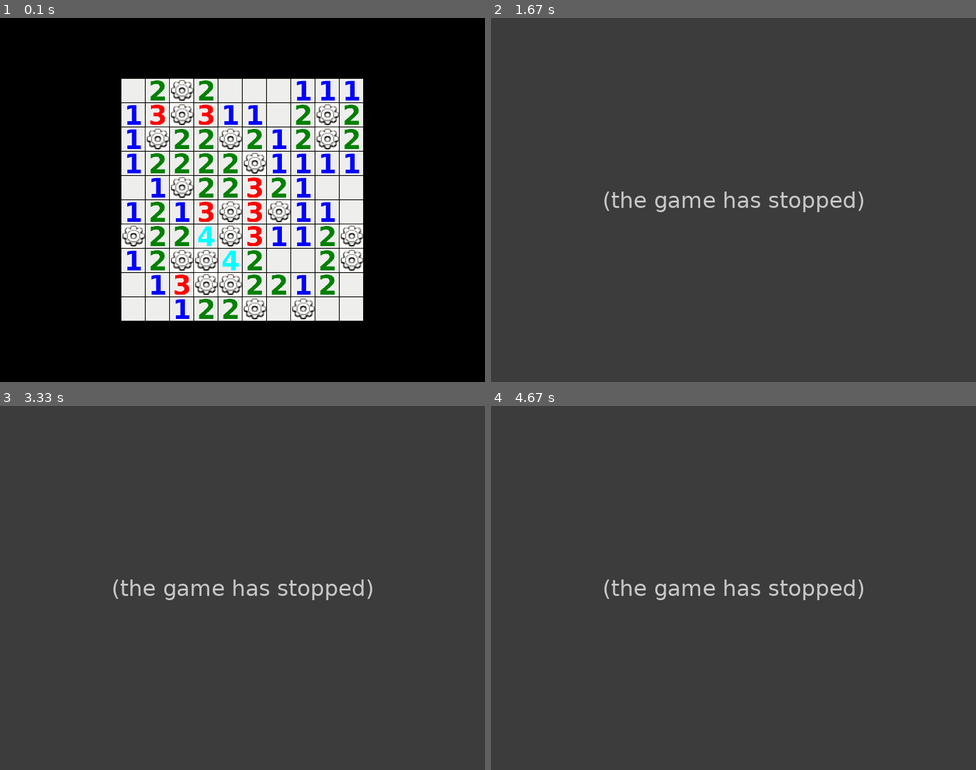
Above: before the commit, frames 1-4 (two rows, left to right).
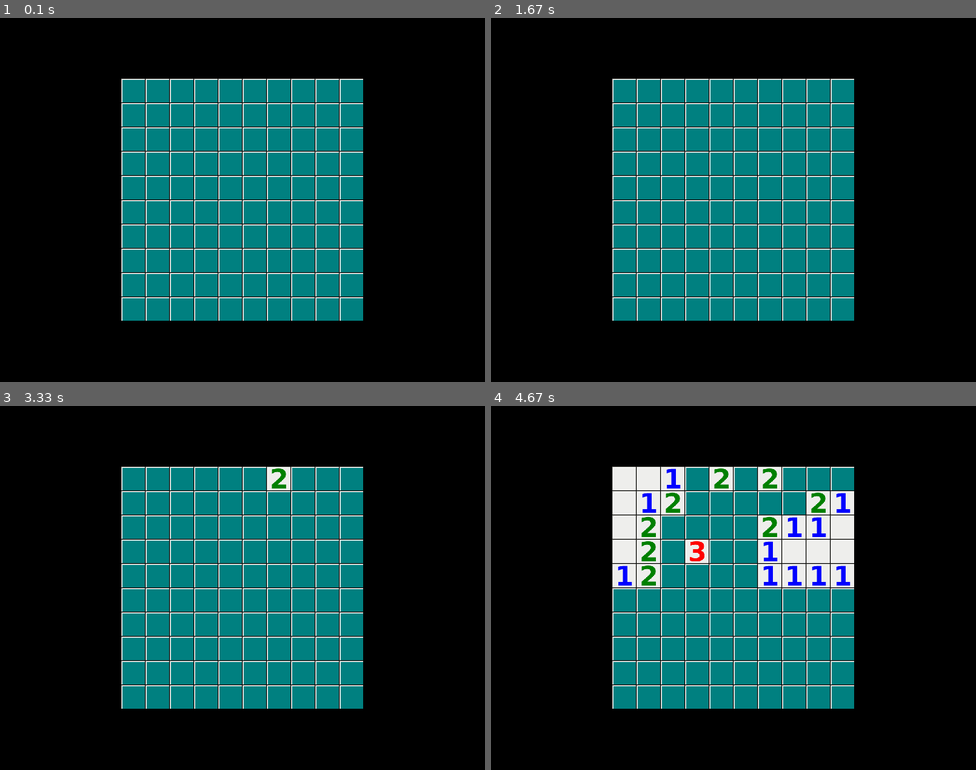
Above: after the commit, the same moments.

Repository: nicknickovich/minesweeper-pygame
Game: pygame game, started from minesweeper.py
Two runs of this game, one before a commit and one after it. Both use one fixed random seed, a clock stepped at 60 frames per second and the inputs below.
Inputs (mouse positions are in pixels of both pictures, inside the frame that each line leads up to):
- Up to frame 1 (0.1 s): no input
- Up to frame 2 (1.67 s): click (626, 90) at 0.38 s; tap Enter at 0.67, 1.33 s; press the mouse at (820, 116) at 1.03 s; move the mouse to (704, 101) at 1.13 s; release the mouse at (588, 90) at 1.27 s
- Up to frame 3 (3.33 s): click (305, 544) at 1.72 s; press the mouse at (300, 551) at 2.03 s; move the mouse to (363, 504) at 2.13 s; release the mouse at (426, 453) at 2.27 s; click (184, 478) at 2.38 s; tap Space at 2.67 s; press the mouse at (281, 478) at 3.03 s; move the mouse to (261, 500) at 3.13 s; release the mouse at (247, 518) at 3.27 s
- Up to frame 4 (4.67 s): press the mouse at (840, 551) at 3.37 s; move the mouse to (748, 628) at 3.47 s; release the mouse at (651, 704) at 3.6 s; press the mouse at (694, 551) at 3.7 s; move the mouse to (796, 580) at 3.8 s; release the mouse at (898, 613) at 3.93 s; press the mouse at (723, 478) at 4.03 s; move the mouse to (733, 566) at 4.13 s; release the mouse at (752, 653) at 4.27 s; press the mouse at (646, 478) at 4.37 s; move the mouse to (704, 551) at 4.47 s; release the mouse at (762, 620) at 4.6 s

The runs differ from the first frame. In frame 1, 29% of the frame differs, in the area x 25-75%, y 16-84%; in frame 2, 100%, in the area x 0-100%, y 0-100%; in frame 3, 100%; in frame 4, 100%.
Error before the commit: AttributeError: 'list' object has no attribute 'x' (minesweeper.py line 53); the game stopped at 0.38 s (later frames are placeholders)

Commit message:
Basic game features done

Diff:
--- a/GameGrid.py
+++ b/GameGrid.py
@@ -8,6 +8,17 @@
         self.screen = screen
         self.tiles_map = []
 
+
+    def setup_game_grid(self):
+        self.generate_grid()
+        self.place_bombs()
+        self.place_numbers()
+
+    def reset_grid(self):
+        self.tiles_map = []
+        self.setup_game_grid()
+
+    # generate grid with empty tile objects
     def generate_grid(self):
         for y in range(self.NUM_ROWS):
             self.tiles_map.append([])
@@ -17,15 +28,17 @@
                     y * self.TILE_SIZE + self.OFFSET_TOP,
                     x, y))
 
+    # generate random bomb locations and place them on the grid
     def place_bombs(self):
         flat_list = []
         for row in self.tiles_map:
             for item in row:
                 flat_list.append(item)
-        bombs = random.sample(flat_list, 20)
+        bombs = random.sample(flat_list, self.NUM_BOMBS)
         for tile in bombs:
             self.tiles_map[tile.pos_y][tile.pos_x].type = "bomb"
 
+    # generate numbers of the tiles depending on the amount of bombs around
     def place_numbers(self):
         for row in self.tiles_map:
             for tile in row:
@@ -35,19 +48,22 @@
                     y = tile.pos_y
 
                     if 0 <= x < 9 and 0 <= y < 9:
-                        bomb_count += self.check_bomb(y, x+1)
-                        bomb_count += self.check_bomb(y+1, x)
                         bomb_count += self.check_bomb(y+1, x+1)
                     if 0 < x <= 9 and 0 <= y < 9:
-                        bomb_count += self.check_bomb(y, x-1)
                         bomb_count += self.check_bomb(y+1, x-1)
                     if 0 <= x < 9 and 0 < y <= 9:
-                        bomb_count += self.check_bomb(y-1, x)
                         bomb_count += self.check_bomb(y-1, x+1)
                     if 0 < x <= 9 and 0 < y <= 9:
                         bomb_count += self.check_bomb(y-1, x-1)
-                    self.tiles_map[y][x].type = bomb_count
-
+                    if x > 0:
+                        bomb_count += self.check_bomb(y, x-1)
+                    if x < 9:
+                        bomb_count += self.check_bomb(y, x+1)
+                    if y > 0:
+                        bomb_count += self.check_bomb(y-1, x)
+                    if y < 9:
+                        bomb_count += self.check_bomb(y+1, x)
+                    self.tiles_map[y][x].type = "tile" + str(bomb_count)
 
 
     def check_bomb(self, y, x):
@@ -59,3 +75,36 @@
         for row in self.tiles_map:
             for tile in row:
                 tile.draw_tile()
+
+    def open_around_blanks(self, tile):
+        if tile.state == "closed" and tile.type == "tile0":
+            x = tile.pos_x
+            y = tile.pos_y
+            self.tiles_map[y][x].state = "open"
+            if 0 <= x < 9 and 0 <= y < 9:
+                self.set_open_and_go_deeper(y+1, x+1)
+            if 0 < x <= 9 and 0 <= y < 9:
+                self.set_open_and_go_deeper(y+1, x-1)
+            if 0 <= x < 9 and 0 < y <= 9:
+                self.set_open_and_go_deeper(y-1, x+1)
+            if 0 < x <= 9 and 0 < y <= 9:
+                self.set_open_and_go_deeper(y-1, x-1)
+            if x > 0:
+                self.set_open_and_go_deeper(y, x-1)
+            if x < 9:
+                self.set_open_and_go_deeper(y, x+1)
+            if y > 0:
+                self.set_open_and_go_deeper(y-1, x)
+            if y < 9:
+                self.set_open_and_go_deeper(y+1, x)
+
+    def set_open_and_go_deeper(self, y, x):
+        if self.tiles_map[y][x].state == "closed":
+            self.open_around_blanks(self.tiles_map[y][x])
+            self.tiles_map[y][x].state = "open"
+
+    def reveal_all_bombs(self):
+        for row in self.tiles_map:
+            for tile in row:
+                if tile.type == "bomb":
+                    tile.state = "open"
--- a/Settings.py
+++ b/Settings.py
@@ -5,6 +5,8 @@
         # game window settings
         self.WINDOW_WIDTH = 800
         self.WINDOW_HEIGHT = 600
+
+        self.NUM_BOMBS = 15
 
         # colors
         self.BLACK = 0, 0, 0
@@ -22,10 +24,12 @@
 
         # tiles
         self.SCALING_FACTOR = 40 / 62
+        # pictures for numbers, named tileX
         for i in range(9):
             setattr(self, "tile" + str(i), self.resize_img(pygame.image.load("images/" + str(i) + ".png")))
         self.closed_tile = self.resize_img(pygame.image.load("images/closed.png"))
         self.bomb_tile = self.resize_img(pygame.image.load("images/bomb.png"))
+        self.flag_tile = self.resize_img(pygame.image.load("images/flag.png"))
 
         # fps for clock
         self.FPS = 60
--- a/Tile.py
+++ b/Tile.py
@@ -8,13 +8,15 @@
         self.pos_x = pos_x
         self.pos_y = pos_y
         self.type = "tile0"
-        self.state = True
+        self.state = "closed"
 
     def draw_tile(self):
-        if self.state:
+        if self.state == "open":
             if self.type == "bomb":
                 self.screen.blit(self.bomb_tile, (self.x, self.y))
             else:
-                self.screen.blit(getattr(self, "tile" + str(self.type)), (self.x, self.y))
+                self.screen.blit(getattr(self, self.type), (self.x, self.y))
+        elif self.state == "flag":
+            self.screen.blit(self.flag_tile, (self.x, self.y))
         else:
             self.screen.blit(self.closed_tile, (self.x, self.y))
--- a/minesweeper.py
+++ b/minesweeper.py
@@ -21,22 +21,10 @@
 DISPLAY_SURFACE = pygame.display.set_mode((settings.WINDOW_WIDTH,
                                             settings.WINDOW_HEIGHT))
 
+game_over = False
+
 game_grid = GameGrid(DISPLAY_SURFACE)
-game_grid.generate_grid()
-game_grid.place_bombs()
-game_grid.place_numbers()
-
-last_tile = None
-
-def display_debug(tile):
-    if tile:
-        font = pygame.font.SysFont(None, 48)
-        text = font.render(", ".join([str(tile.x), str(tile.y), str(tile.pos_x), str(tile.pos_y), tile.type]), True, settings.WHITE)
-        text_rect = text.get_rect()
-        text_rect.center = ((settings.WINDOW_WIDTH / 2, settings.WINDOW_HEIGHT / 12 * 11))
-        DISPLAY_SURFACE.blit(text, text_rect)
-
-
+game_grid.setup_game_grid()
 
 while True:
     DISPLAY_SURFACE.fill(settings.BLACK)
@@ -48,13 +36,29 @@
         if event.type == QUIT:
             pygame.quit()
             sys.exit()
-        if event.type == MOUSEBUTTONDOWN:
-            for tile in game_grid.tiles_map:
-                if (mouse_x > tile.x and mouse_x < tile.x + tile.TILE_SIZE
-                        and mouse_y > tile.y and mouse_y < tile.y + tile.TILE_SIZE):
-                    last_tile = tile
+        if event.type == KEYDOWN:
+            if game_over and event.key == K_SPACE or event.key == K_RETURN:
+                game_over = False
+                game_grid.reset_grid()
 
-    display_debug(last_tile)
+        if not game_over:
+            if event.type == MOUSEBUTTONDOWN:
+                for row in game_grid.tiles_map:
+                    for tile in row:
+                        if (mouse_x > tile.x and mouse_x < tile.x + tile.TILE_SIZE
+                                and mouse_y > tile.y and mouse_y < tile.y + tile.TILE_SIZE):
+                            if pygame.mouse.get_pressed()[0] and tile.state == "closed":
+                                game_grid.open_around_blanks(tile)
+                                tile.state = "open"
+                                if tile.type == "bomb":
+                                    game_over = True
+                                    game_grid.reveal_all_bombs()
+                            elif pygame.mouse.get_pressed()[2]:
+                                if tile.state == "closed":
+                                    tile.state = "flag"
+                                elif tile.state == "flag":
+                                    tile.state = "closed"
+
     game_grid.draw_grid()
     pygame.display.update()
     fps_clock.tick(settings.FPS)
